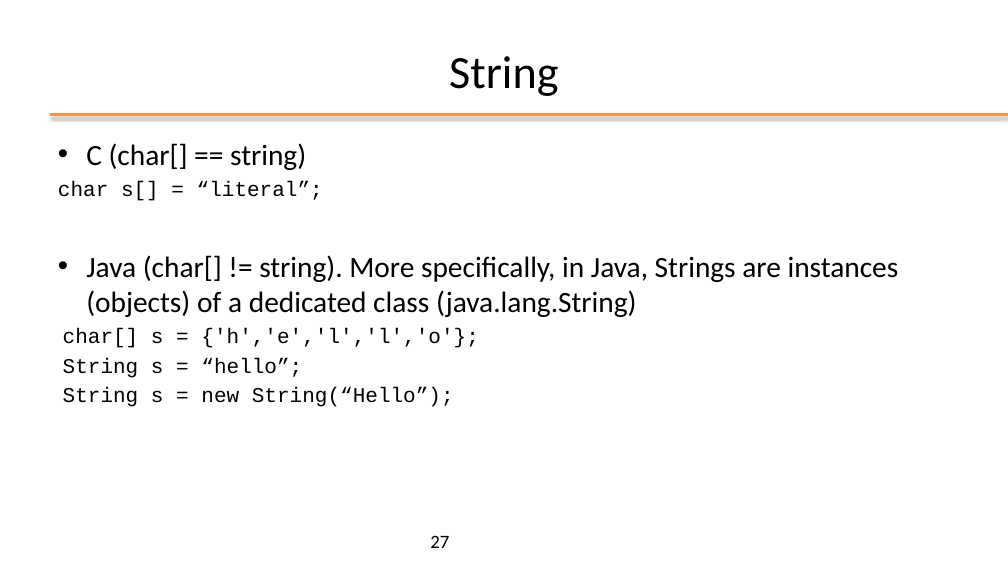
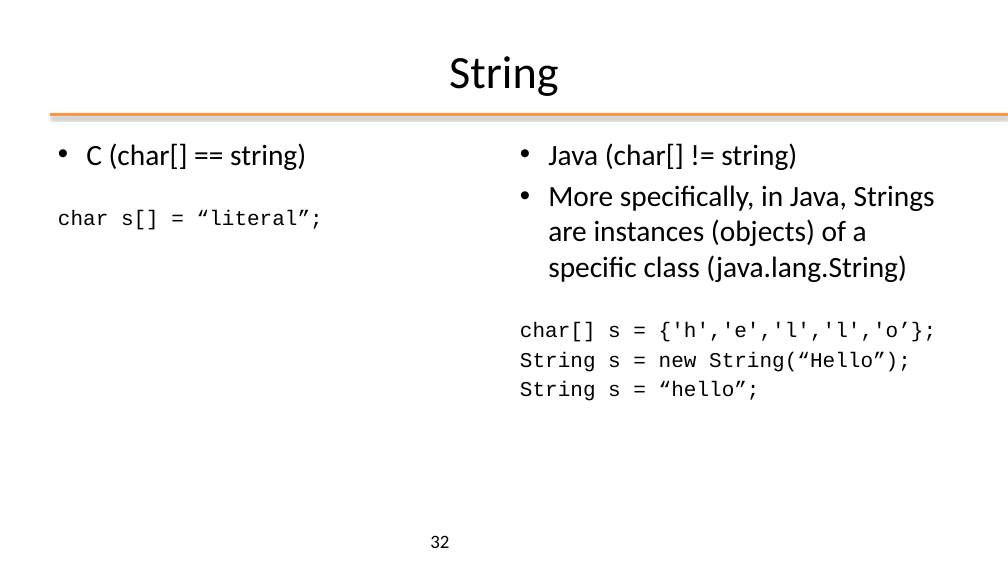
Before and after one commit to plctechnician/ooprogramming, a slide deck: slide 32 of java/slides/ppt/02 - Java Basics.pptx (slide 27 before the commit). Drawn at 1008x567 pixels with LibreOffice and Linux fonts; fonts in the diff are those of the drawing; background and template pictures are left out. Boxes give left, top, right and bottom in pixels: in the first picture for what was removed or moved away, otherwise in the second. Text is boxed around its words. In the diff, an @@ line names an element or a change of style, - is before the commit and + after.

```diff
--- a/java/slides/ppt/02 - Java Basics.pptx
+++ b/java/slides/ppt/02 - Java Basics.pptx
@@ text added at [58,143,323,230], 20 pt, text #000000 @@
+• C (char[] == string)
+char s[] = “literal”;
@@ text "Java (char[] != string)": place and size @@
-text "Java (char[] != string)" at [58,143,899,407]
+text "Java (char[] != string)" at [520,143,936,401]
@@ text at [520,143,936,372]: text changed @@
-• C (char[] == string)
-char s[] = “literal”;
-• Java (char[] != string). More specifically, in Java, Strings are instances (objects) of a dedicated class (java.lang.String)
-char[] s = {'h','e','l','l','o'};
+• Java (char[] != string)
+• More specifically, in Java, Strings are instances (objects) of a specific class (java.lang.String)
+char[] s = {'h','e','l','l','o’};
+String s = new String(“Hello”);
@@ text at [63,387,454,407]: paragraph removed @@
-String s = new String(“Hello”);
@@ text at [520,381,760,401]: indent changed @@
@@ page number at [430,535,449,548]: text changed @@
-27
+32
```
Also in this commit, not shown: 6 other slides changed, 6 slides added, 1 slide removed, 1 other file.
